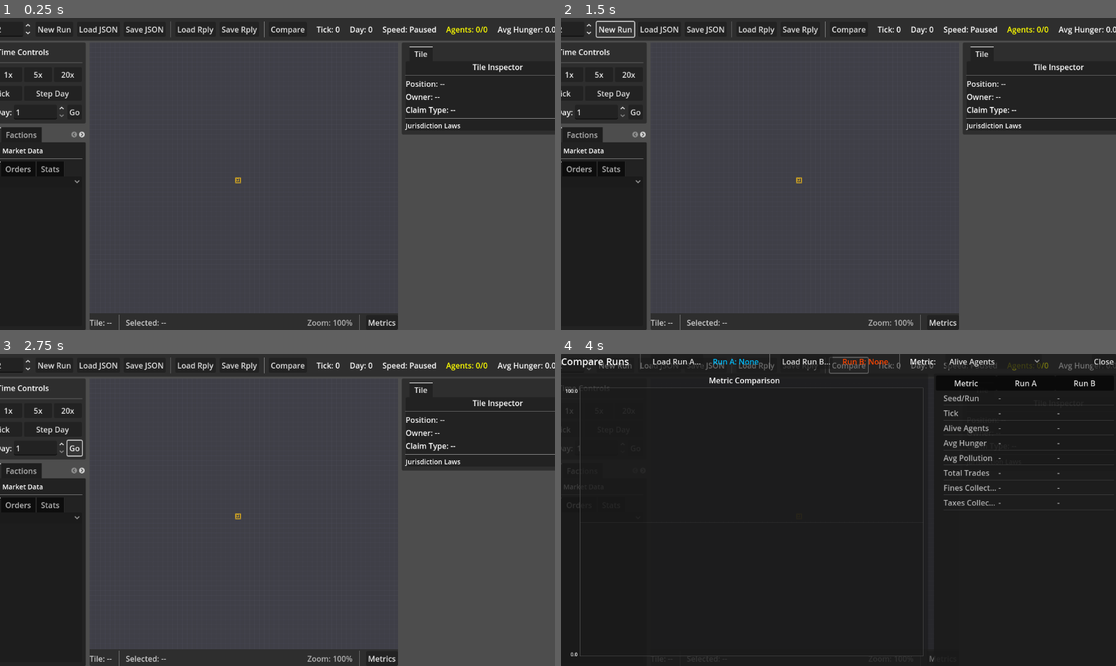
Above: before the commit, frames 1-4 (two rows, left to right).
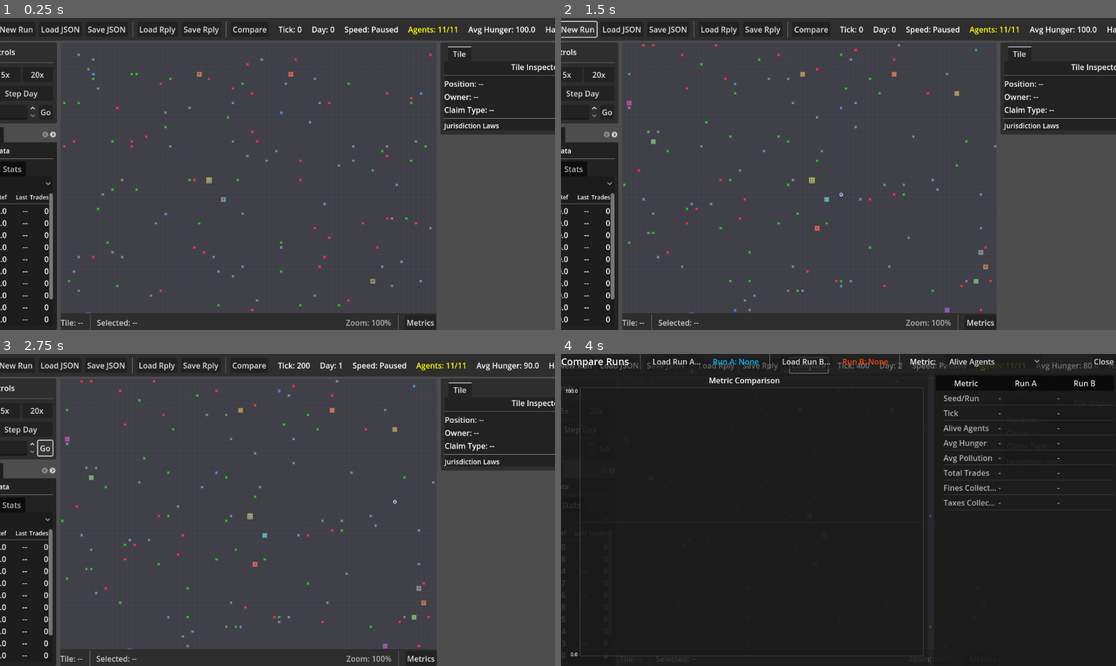
Above: after the commit, the same moments.

Repository: dfrer/societies
Game: Godot game, scene res://viz/visualizer_main.tscn
Same seed, same stepped clock (60 frames per second), same inputs: the game is played once before the commit and once after it.
Inputs:
- Up to frame 1 (0.25 s): no input
- Up to frame 2 (1.5 s): click "New Run" at 0.5 s; click "New Run" at 1.25 s
- Up to frame 3 (2.75 s): click "Go" at 2 s
- Up to frame 4 (4 s): click "Go" at 2.75 s; click "Compare" at 3.5 s

The runs differ from the first frame. In frame 1, 11% of the frame differs, in the area x 0-100%, y 1-100%; in frame 2, 11%, in the area x 0-100%, y 0-100%; in frame 3, 11%; in frame 4, 0.8%.
Error before the commit: Parse Error: Identifier "MAX_INTENTS" not declared in the current scope. (res://sim/sim_state.gd:512)
Error after the commit: Trying to assign value of type 'Dictionary' to a variable of type 'Array'. (res://sim/sim_state.gd:261)

Commit message:
Fix intent pruning state tracking

Diff:
--- a/sim/sim_state.gd
+++ b/sim/sim_state.gd
@@ -461,6 +461,7 @@
 ## Log an event (ring buffer - oldest events removed when exceeding cap)
 const MAX_EVENTS := 500
 const MAX_DECISION_TRACES := 1000
+const MAX_INTENTS := 1000
 const INTENT_PRUNE_AGE_TICKS := 500
 
 func log_event(type: String, data: Dictionary) -> void:
@@ -510,12 +511,13 @@
 		intents_by_id.erase(intent_id)
 
 func prune_intents(max_intents: int = MAX_INTENTS) -> void:
-	if intents.size() <= max_intents:
+	var intents_list := intents_by_id.values()
+	if intents_list.size() <= max_intents:
 		return
 
 	var active := []
 	var resolved := []
-	for intent in intents:
+	for intent in intents_list:
 		if intent.get("status", "active") == "active":
 			active.append(intent)
 		else:
@@ -535,7 +537,11 @@
 	var new_intents := []
 	new_intents.append_array(active)
 	new_intents.append_array(kept_resolved)
-	intents = new_intents
+	intents_by_id = {}
+	for intent in new_intents:
+		var intent_id := int(intent.get("intent_id", 0))
+		if intent_id > 0:
+			intents_by_id[intent_id] = intent
 
 func _compact_resolved_intent(intent: Dictionary) -> void:
 	if intent.get("status", "active") == "active":
